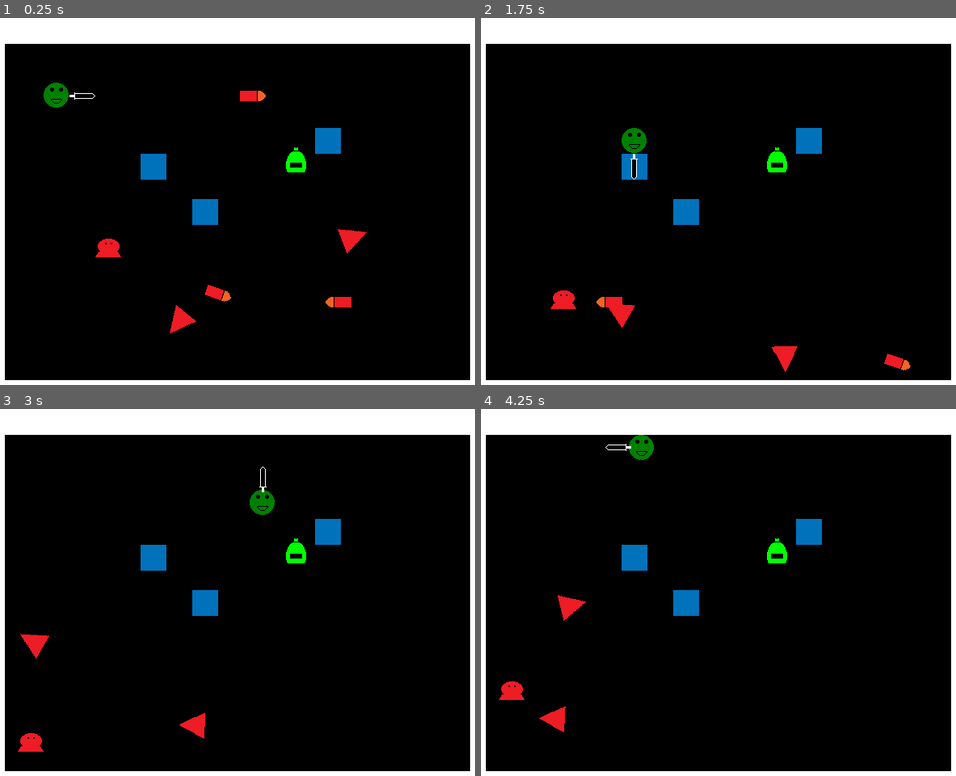
Above: before the commit, frames 1-4 (two rows, left to right).
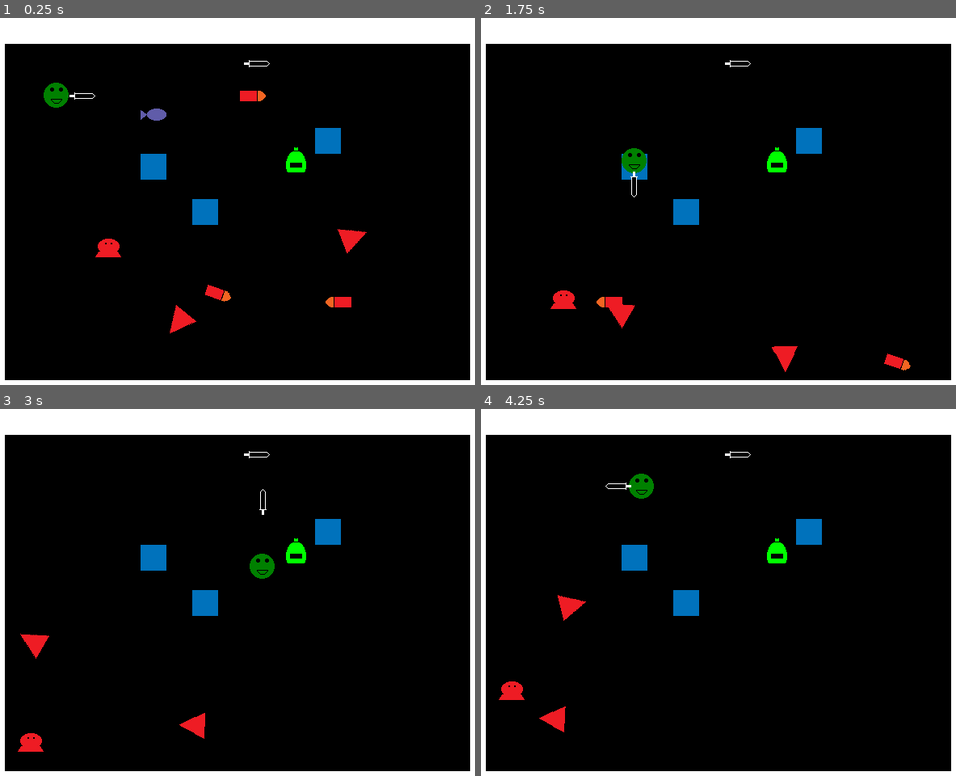
Above: after the commit, the same moments.

Repository: andOlga/game-off-2024
Game: Godot game, scene res://test_scene.tscn
Same seed, same stepped clock (60 frames per second), same inputs: the game is played once before the commit and once after it. Sound files missing from this copy of the repository are replaced by a short silence.
Inputs:
- Up to frame 1 (0.25 s): no input
- Up to frame 2 (1.75 s): tap Enter (action_pause) at 0.5 s; hold Right (move_right) 0.53-1.28 s; tap X (action_item) at 0.6, 1.35 s; hold Down (move_down) from 1.28 s (still down)
- Up to frame 3 (3 s): release Down (move_down) at 2.03 s; hold Right (move_right) 2.03-2.78 s; tap Space (action_select) at 2.1 s; tap X (action_item) at 2.3 s; hold Up (move_up) from 2.78 s (still down); tap Z (action_sword) at 2.85 s
- Up to frame 4 (4.25 s): tap X (action_item) at 3.05, 3.6 s; release Up (move_up) at 3.53 s; hold Left (move_left) from 3.53 s (still down)

The runs differ from the first frame. In frame 1, 0.2% of the frame differs, in the area x 29-57%, y 11-28%; in frame 2, 0.5%; in frame 3, 0.6%; in frame 4, 0.6%, in the area x 26-57%, y 7-25%.

Commit message:
Implement Sword and Fish pickups

Diff:
--- a/game_objects/items/!base_item.gd
+++ b/game_objects/items/!base_item.gd
@@ -7,4 +7,4 @@
 		global_position = Vector2(-32, -32)
 
 func use() -> void:
-	push_error("Tried to activate item with unimplemented use()")
+	push_error("Tried to use() unimplemented item @", self)
--- a/game_objects/pickups/!base_pickup.gd
+++ b/game_objects/pickups/!base_pickup.gd
@@ -10,4 +10,4 @@
 	queue_free()
 
 func activate(activator: Player) -> void:
-	push_error("Tried to activate() unimplemented pickup")
+	push_error("Tried to activate() unimplemented pickup @", self, " by ", activator)
--- /dev/null
+++ b/game_objects/pickups/fish.gd
@@ -0,0 +1,6 @@
+@icon("res://sprite_images/sFish.png")
+
+extends BasePickup
+
+func activate(activator: Player) -> void:
+	activator.enable_swim()
--- /dev/null
+++ b/game_objects/pickups/fish.tscn
@@ -0,0 +1,11 @@
+[gd_scene load_steps=4 format=3 uid="uid://de1fd31q4fxq2"]
+
+[ext_resource type="PackedScene" uid="uid://bojby5emvgqx1" path="res://game_objects/pickups/!base_pickup.tscn" id="1_ir2pp"]
+[ext_resource type="Texture2D" uid="uid://bl0nl5wecp0y" path="res://sprite_images/sFish.png" id="2_0r17t"]
+[ext_resource type="Script" uid="uid://c63d1yloxgpp7" path="res://game_objects/pickups/fish.gd" id="2_1fd0q"]
+
+[node name="Fish" instance=ExtResource("1_ir2pp")]
+script = ExtResource("2_1fd0q")
+
+[node name="Sprite" parent="." index="0"]
+texture = ExtResource("2_0r17t")
--- /dev/null
+++ b/game_objects/pickups/sword.gd
@@ -0,0 +1,6 @@
+@icon("res://sprite_images/sSword.png")
+
+extends BasePickup
+
+func activate(activator: Player) -> void:
+	activator.enable_sword()
--- /dev/null
+++ b/game_objects/pickups/sword.tscn
@@ -0,0 +1,11 @@
+[gd_scene load_steps=4 format=3 uid="uid://d265m4a33q21"]
+
+[ext_resource type="PackedScene" uid="uid://bojby5emvgqx1" path="res://game_objects/pickups/!base_pickup.tscn" id="1_c6t6h"]
+[ext_resource type="Script" uid="uid://blqe65fqrphr2" path="res://game_objects/pickups/sword.gd" id="2_6o6db"]
+[ext_resource type="Texture2D" uid="uid://bmnlsih38mxwn" path="res://sprite_images/sSword.png" id="2_nk7a6"]
+
+[node name="SwordPickup" instance=ExtResource("1_c6t6h")]
+script = ExtResource("2_6o6db")
+
+[node name="Sprite" parent="." index="0"]
+texture = ExtResource("2_nk7a6")
--- a/game_objects/player.gd
+++ b/game_objects/player.gd
@@ -1,13 +1,12 @@
 @icon("res://sprite_images/sPlayer.png")
 
 class_name Player extends CharacterBody2D
-
-@export var has_sword := true
 
 var is_hurting := false
 var draws_grid := true
 var hp := 3
 var last_move := Vector2(180, 0)
+@onready var has_sword : bool = $"..".has_sword
 
 func update_health_display() -> void:
 	var hp_blends := [
@@ -39,7 +38,7 @@
 
 func enable_sword() -> void: # Gives the player the sword if they didn't have it
 	has_sword = true
-	$Sword.show()
+	%Sword.show()
 
 func _on_death_timer_timeout() -> void:
 	get_tree().reload_current_scene()
--- a/game_objects/player.tscn
+++ b/game_objects/player.tscn
@@ -1,6 +1,7 @@
-[gd_scene load_steps=6 format=3 uid="uid://dydo5qirh645o"]
+[gd_scene load_steps=7 format=3 uid="uid://dydo5qirh645o"]
 
 [ext_resource type="Script" uid="uid://rp7xbtb14ywe" path="res://game_objects/player.gd" id="1_a4hy7"]
+[ext_resource type="Script" uid="uid://i28bcw22hf4u" path="res://game_objects/player_parent.gd" id="1_pyg5a"]
 [ext_resource type="Texture2D" uid="uid://dv0r8tf6pyd11" path="res://sprite_images/sPlayer.png" id="1_rpe43"]
 [ext_resource type="AudioStream" uid="uid://cgbltx8ou3in5" path="res://sounds/aHurt.wav" id="3_7o085"]
 [ext_resource type="PackedScene" uid="uid://dxniiswwp0v4d" path="res://game_objects/sword.tscn" id="3_hy5qn"]
@@ -10,6 +11,7 @@
 
 [node name="Player" type="Node2D"]
 z_index = 1
+script = ExtResource("1_pyg5a")
 
 [node name="Chara" type="CharacterBody2D" parent="."]
 unique_name_in_owner = true
--- /dev/null
+++ b/game_objects/player_parent.gd
@@ -0,0 +1,5 @@
+@icon("res://sprite_images/sPlayer.png")
+
+extends Node2D
+
+@export var has_sword := true
--- a/test_scene.tscn
+++ b/test_scene.tscn
@@ -8,6 +8,8 @@
 [ext_resource type="PackedScene" uid="uid://bagl5p3l6tq7l" path="res://game_objects/enemies/flyer.tscn" id="6_7cbxl"]
 [ext_resource type="PackedScene" uid="uid://c27wnmpahm0wx" path="res://game_objects/enemies/bullet.tscn" id="7_8pr8v"]
 [ext_resource type="PackedScene" uid="uid://d0k4x0llribe5" path="res://game_objects/pickups/health_potion.tscn" id="8_buypi"]
+[ext_resource type="PackedScene" uid="uid://de1fd31q4fxq2" path="res://game_objects/pickups/fish.tscn" id="9_njel3"]
+[ext_resource type="PackedScene" uid="uid://d265m4a33q21" path="res://game_objects/pickups/sword.tscn" id="10_vr1i5"]
 
 [node name="TestScene" type="Node2D"]
 
@@ -52,3 +54,9 @@
 
 [node name="HealthPotion" parent="." instance=ExtResource("8_buypi")]
 position = Vector2(376, 160)
+
+[node name="Fish" parent="." instance=ExtResource("9_njel3")]
+position = Vector2(200, 104)
+
+[node name="SwordPickup" parent="." instance=ExtResource("10_vr1i5")]
+position = Vector2(328, 40)
Not shown, added: game_objects/pickups/fish.gd.uid
Not shown, added: game_objects/pickups/sword.gd.uid
Not shown, added: game_objects/player_parent.gd.uid
Not shown: 1 places in test_scene.tscn that only renumber resources
